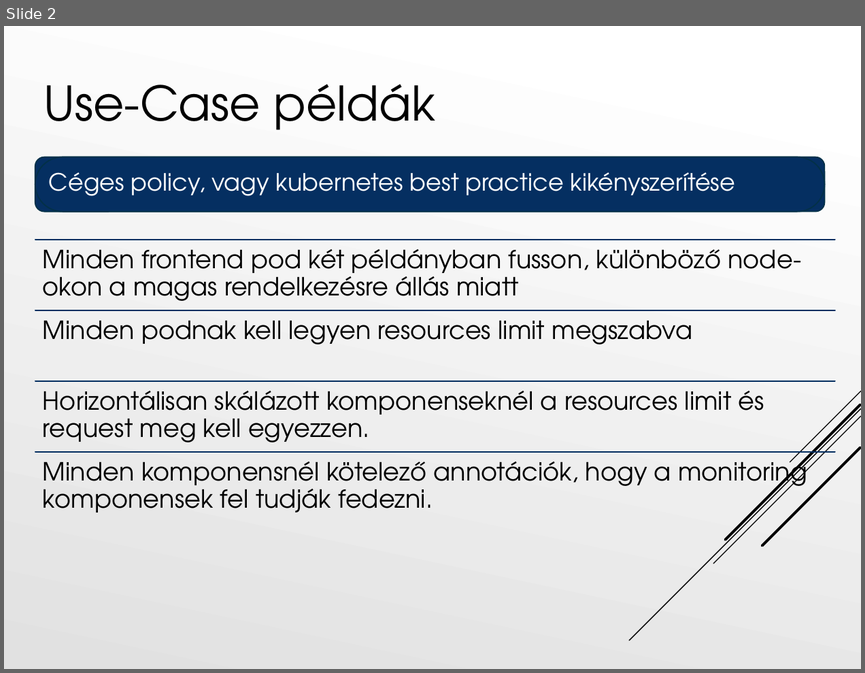
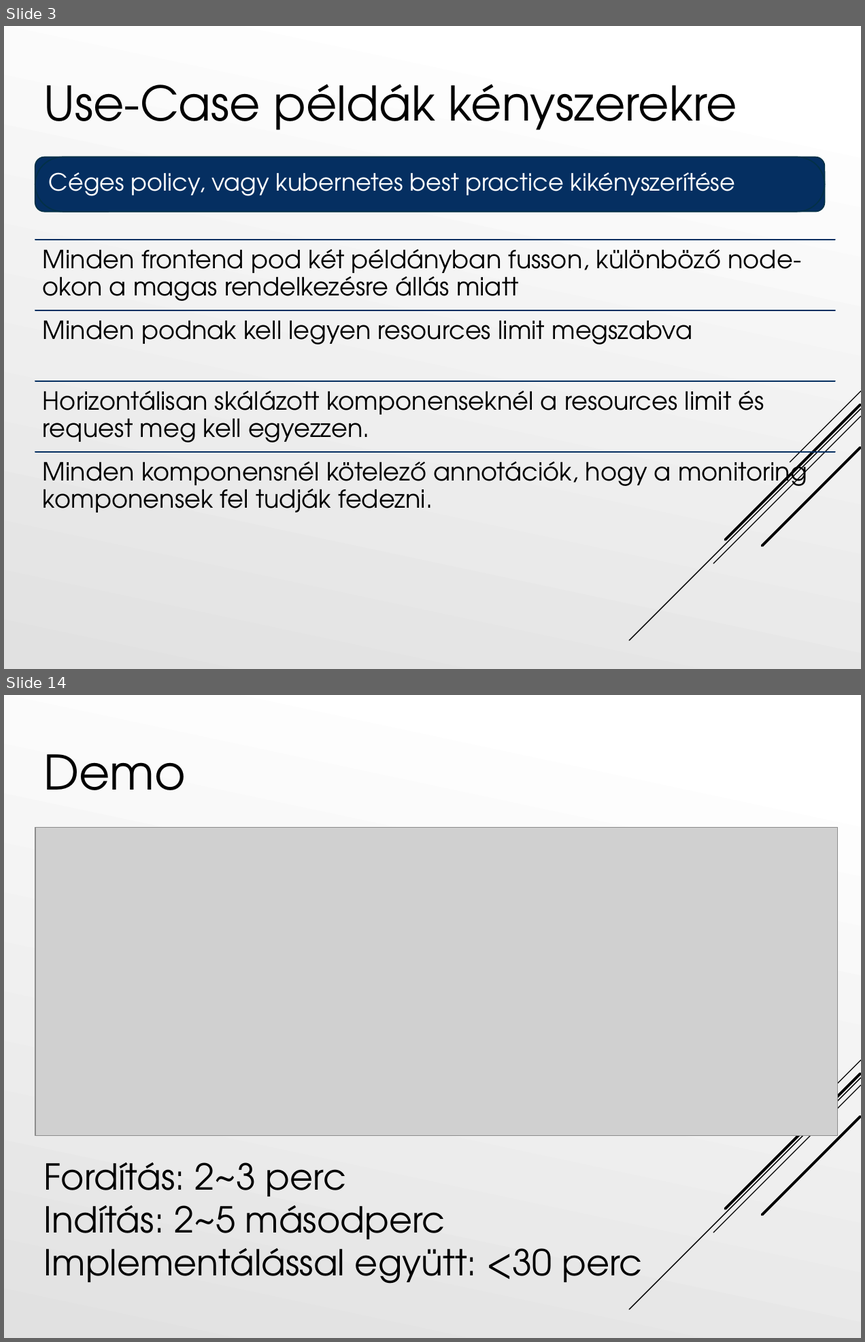
Before and after one commit to Tiegris/KonstrainR, a slide deck: ppt/prezi.pptx. Shown one above the other, each under a label of ours: slide 2 before the commit, slides 3 and 14 after it; the slides between them are not shown. The pictures are 865x673 and 865x1342 pixels, drawn with LibreOffice and Linux fonts; fonts in the diff are those of the drawing; grey boxes stand for pictures. Boxes give left, top, right and bottom in pixels: in the first picture for what was removed or moved away, otherwise in the second. Text is boxed around its words. In the diff, an @@ line names an element or a change of style, - is before the commit and + after.

```diff
--- a/ppt/prezi.pptx
+++ b/ppt/prezi.pptx
@@ slide 14 added at box(4, 695, 861, 1338), background gradient #FFFFFF to #E1E1E1; not listed: 5 template elements that a slide beside it also shows @@
@@ title added at box(43, 754, 186, 790), 40 pt, text #000000 @@
+Demo
@@ picture added at box(35, 827, 837, 1134) @@
@@ text added at box(43, 1162, 642, 1283), 30 pt, text #000000 @@
+Fordítás: 2~3 perc
+Indítás: 2~5 másodperc
+Implementálással együtt: <30 perc
@@ what was slide 2 is now slide 3 @@
@@ slide 3 changed as well @@
@@ title at box(43, 84, 737, 130): text changed @@
-Use-Case példák
+Use-Case példák kényszerekre
```
Also in this commit, not shown: 2 other slides changed, 13 other slides added, 11 slides removed.
